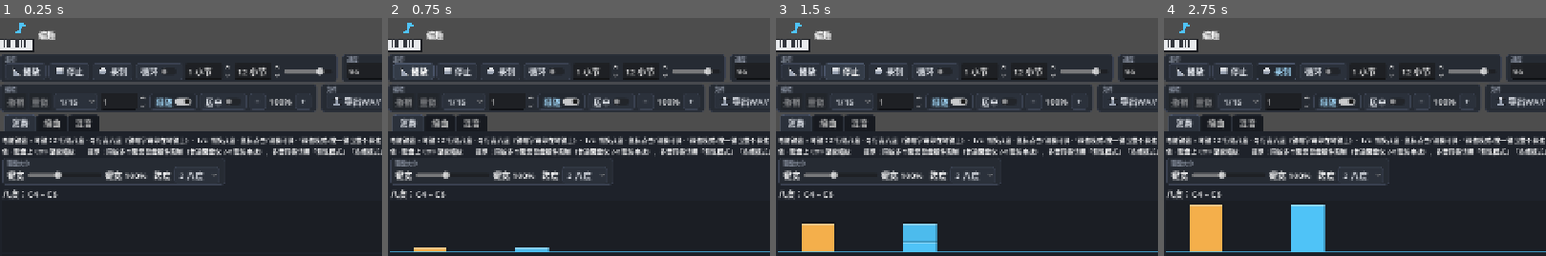
Above: before the commit, frames 1-4 (left to right).
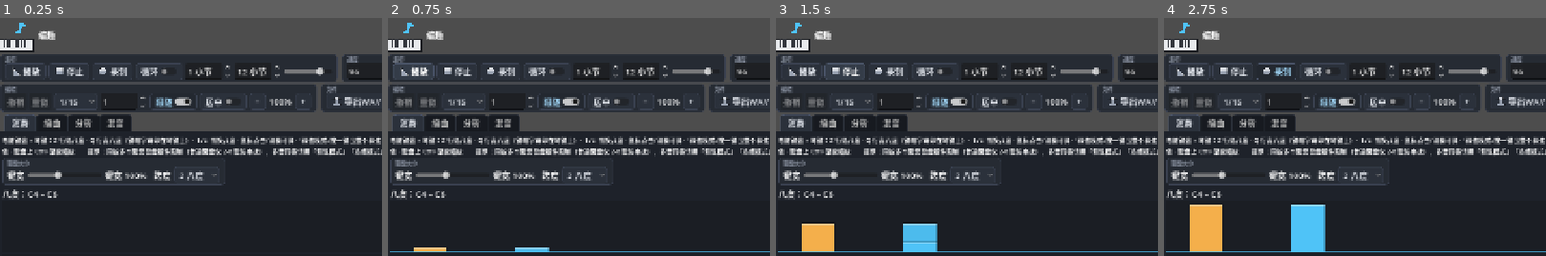
Above: after the commit, the same moments.

Repository: fanquanpp/quaver
Game: Godot game, scene res://scenes/main.tscn
Two runs of this game, one before a commit and one after it. Both use one fixed random seed, a clock stepped at 60 frames per second and the inputs below.
Inputs:
- Up to frame 1 (0.25 s): no input
- Up to frame 2 (0.75 s): click "播放" at 0.5 s
- Up to frame 3 (1.5 s): click "停止" at 1.25 s
- Up to frame 4 (2.75 s): click "录制" at 2 s
The pictures show only the part of the screen within x 0-50%, y 0-50%; the shares and areas given below are measured in that part.

The runs differ from the first frame. In frame 1, 0.7% of the frame differs, in the area x 19-35%, y 40-48%; in frame 2, 0.7%; in frame 3, 0.7%; in frame 4, 0.7%.

Commit message:
v1.0.2：修复分析页自 v1.0.0 起从界面消失（tabs.add_child(ana) 被误删）
- v1.0.0 加混音页时误删分析页挂载行，AnalysisPanel 未入树：分析标签不存在、refresh 全部 Nil 报错
- smoke_v014 新增防回归断言：4 标签页 + 分析页/混音台在树内且 is_node_ready
- v1.0.1 安装包发布后立即发现含此问题，撤下改发 v1.0.2

Diff:
--- a/project.godot
+++ b/project.godot
@@ -12,7 +12,7 @@
 
 config/name="编趣 Quaver"
 config/description="纯电脑键盘弹奏 + 鼠标编曲的桌面端纯音乐工具（无外设依赖）"
-config/version="1.0.1"
+config/version="1.0.2"
 run/main_scene="res://scenes/main.tscn"
 config/features=PackedStringArray("4.7", "Forward Plus")
 run/low_processor_mode=true
@@ -41,6 +41,7 @@
 
 theme/custom_font_size=14
 
+
 [physics]
 
 3d/physics_engine="Jolt Physics"
--- a/scripts/ui/main_ui.gd
+++ b/scripts/ui/main_ui.gd
@@ -588,6 +588,8 @@
 	analysis.size_flags_horizontal = Control.SIZE_EXPAND_FILL
 	analysis.apply_key.connect(_on_apply_detected_key)
 	ana.add_child(analysis)
+	tabs.add_child(ana)
+
 	# ── 混音页（v1.0.0 混音台工作区） ──
 	var mix_page := VBoxContainer.new()
 	mix_page.name = "混音"
--- a/tests/smoke_v014.gd
+++ b/tests/smoke_v014.gd
@@ -314,6 +314,12 @@
 	for i in 5:
 		await get_tree().process_frame
 	_check(ui.history is EditHistory, "history 未初始化")
+	# 四个标签页齐全且都在树内（防 v1.0.0 分析页漏挂回归）
+	_check(ui.tabs.get_tab_count() == 4,
+			"应有 4 个标签页（实际 %d）" % ui.tabs.get_tab_count())
+	_check(ui.analysis != null and ui.analysis.is_inside_tree() and ui.analysis.is_node_ready(),
+			"分析页应在树内且已就绪")
+	_check(ui.mixer != null and ui.mixer.is_inside_tree(), "混音台应在树内")
 	_check(ui._undo_btn.disabled and ui._redo_btn.disabled, "初始应不可撤销/重做")
 	# 模拟一次编辑 → 按钮状态更新 → 撤销还原
 	var n0: int = ui.song.track_notes(0).size()
Not shown, changed: DESIGN.md
Not shown, changed: README.en.md
Not shown, changed: README.md
